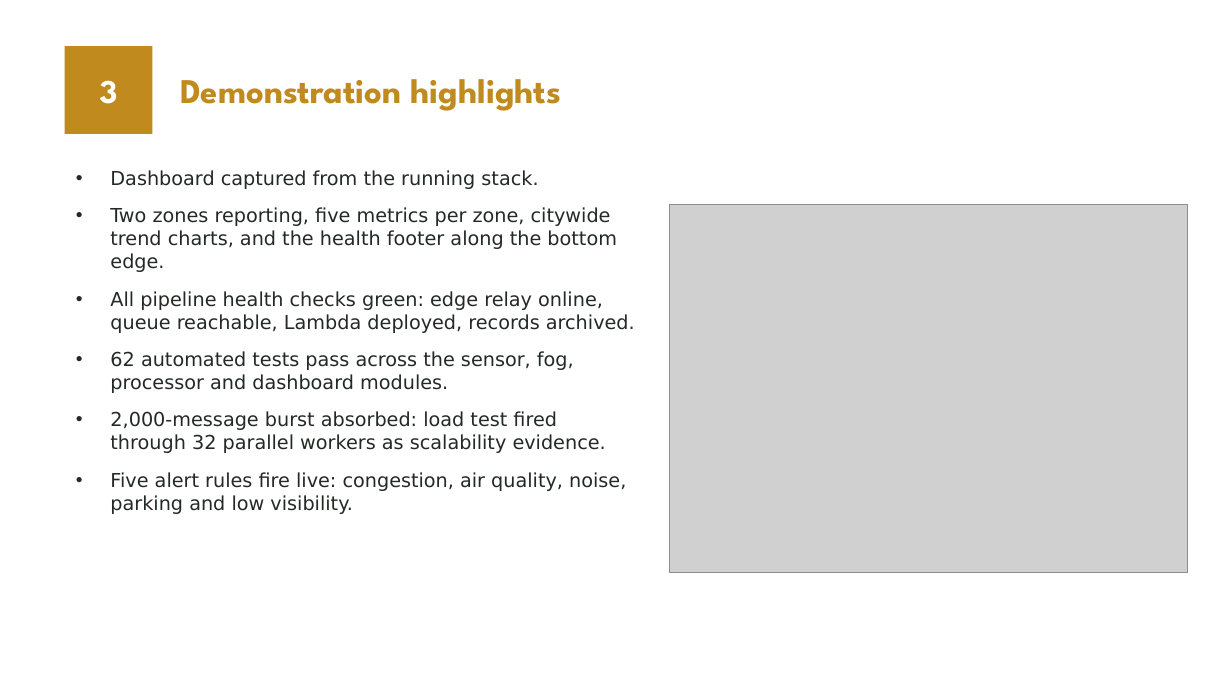
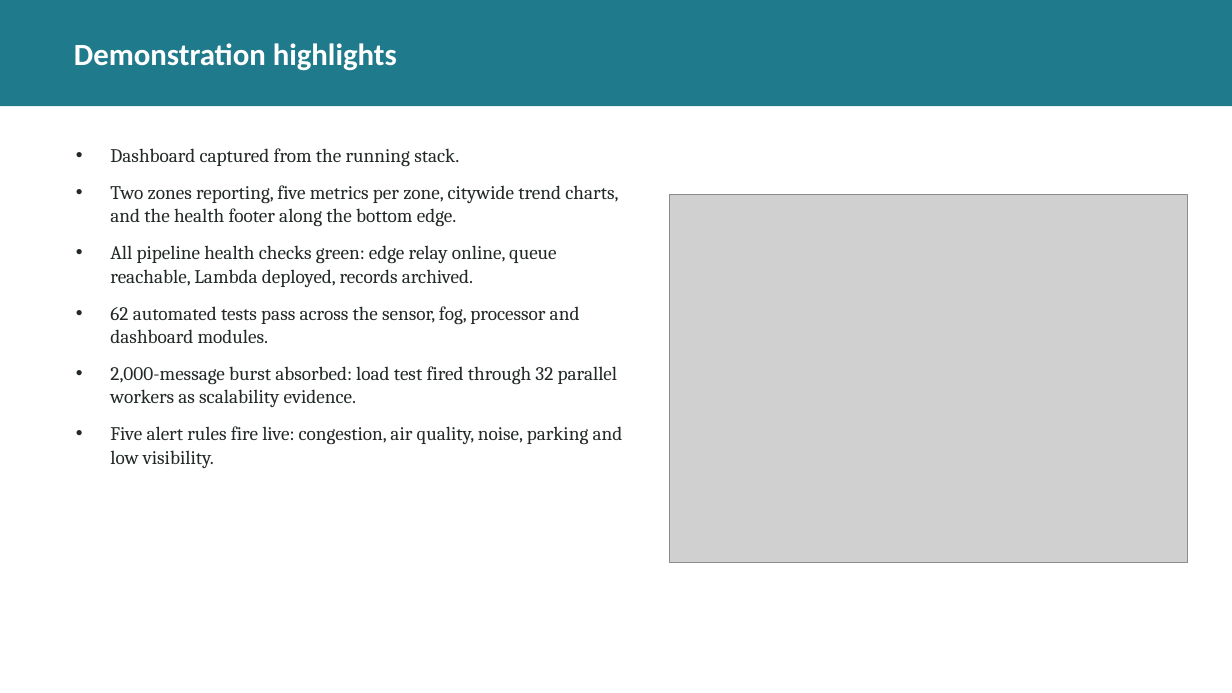
Before and after one commit to valletivarish/FEC_version_2, a slide deck: slide 4 of ppt/X25100963_smart-city-monitoring.pptx. Drawn at 1232x693 pixels with LibreOffice and Linux fonts; fonts in the diff are those of the drawing; grey boxes stand for pictures. Boxes give left, top, right and bottom in pixels: in the first picture for what was removed or moved away, otherwise in the second. Text is boxed around its words. In the diff, an @@ line names an element or a change of style, - is before the commit and + after.

Commit message:
Re-theme project 04 deck (teal band, badge-free) + all 8 unassigned spare decks to distinct new themes; clear bold highlighting

```diff
--- a/ppt/X25100963_smart-city-monitoring.pptx
+++ b/ppt/X25100963_smart-city-monitoring.pptx
@@ rectangle added at (0,0,1232,106), fill #1F7A8C @@
@@ title "Demonstration highlights": place and size @@
-title "Demonstration highlights" at (180,79,562,111)
+title "Demonstration highlights" at (74,43,397,71)
@@ title "Demonstration highlights" at (74,43,397,71): size 27 to 24 pt, font League Spartan to Calibri, text colour #C08A1F to #FFFFFF @@
@@ rectangle removed at (65,46,152,134) @@
@@ text removed at (100,80,118,104) @@
-3
@@ text "Dashboard captured from the running ...": place and size @@
-text "Dashboard captured from the running ..." at (110,170,635,514)
+text "Dashboard captured from the running ..." at (110,148,623,468)
@@ text "Dashboard captured from the running ..." at (110,148,623,468): font DejaVu Sans to Cambria @@
@@ picture: place and size @@
-picture at (670,204,1188,572)
+picture at (670,195,1188,563)
```
Also in this commit, not shown: 5 other slides changed, 9 other files.
